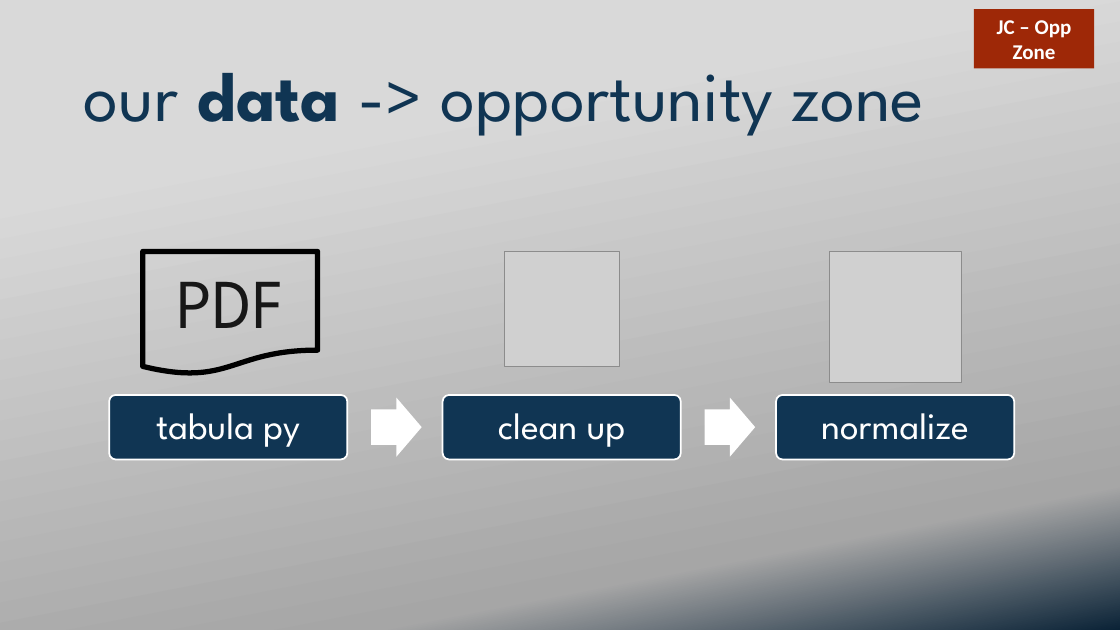
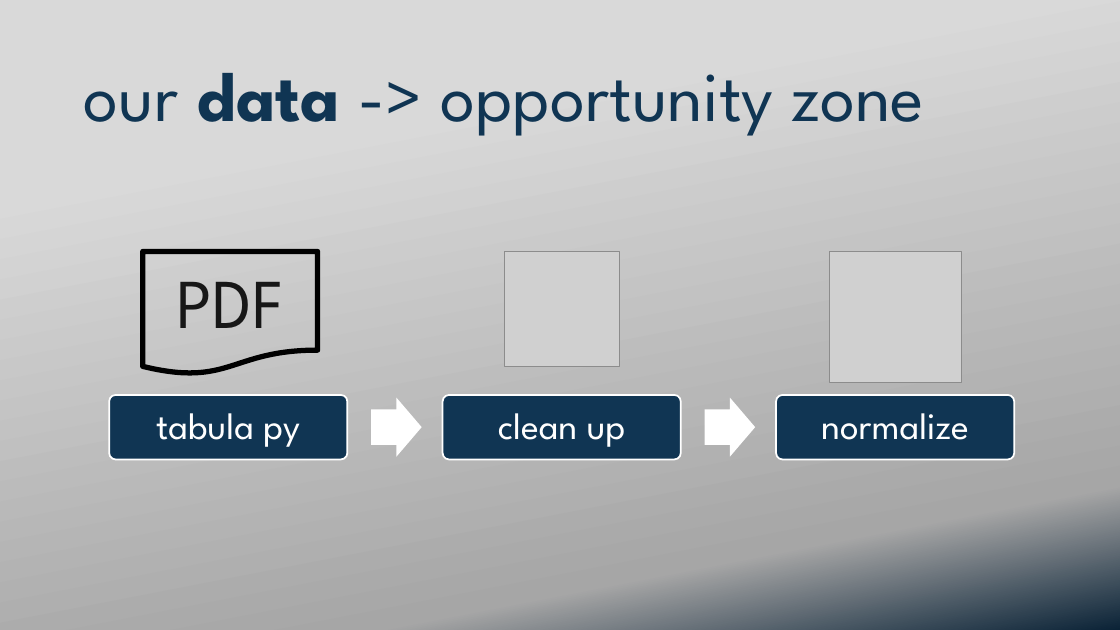
Before and after one commit to ekuo651/NYC-RE-Neighborhood-Trends, a slide deck: slide 12 of Presentation.pptx (slide 11 before the commit). Drawn at 1120x630 pixels with LibreOffice and Linux fonts; fonts in the diff are those of the drawing; grey boxes stand for pictures; background and template pictures are left out. Boxes give left, top, right and bottom in pixels: in the first picture for what was removed or moved away, otherwise in the second. Text is boxed around its words. In the diff, an @@ line names an element or a change of style, - is before the commit and + after.

```diff
--- a/Presentation.pptx
+++ b/Presentation.pptx
@@ rectangle removed at <box>974,9,1094,69</box> @@
-JC – Opp Zone
```
Also in this commit, not shown: 14 other slides changed, 5 slides added, 3 slides removed.
